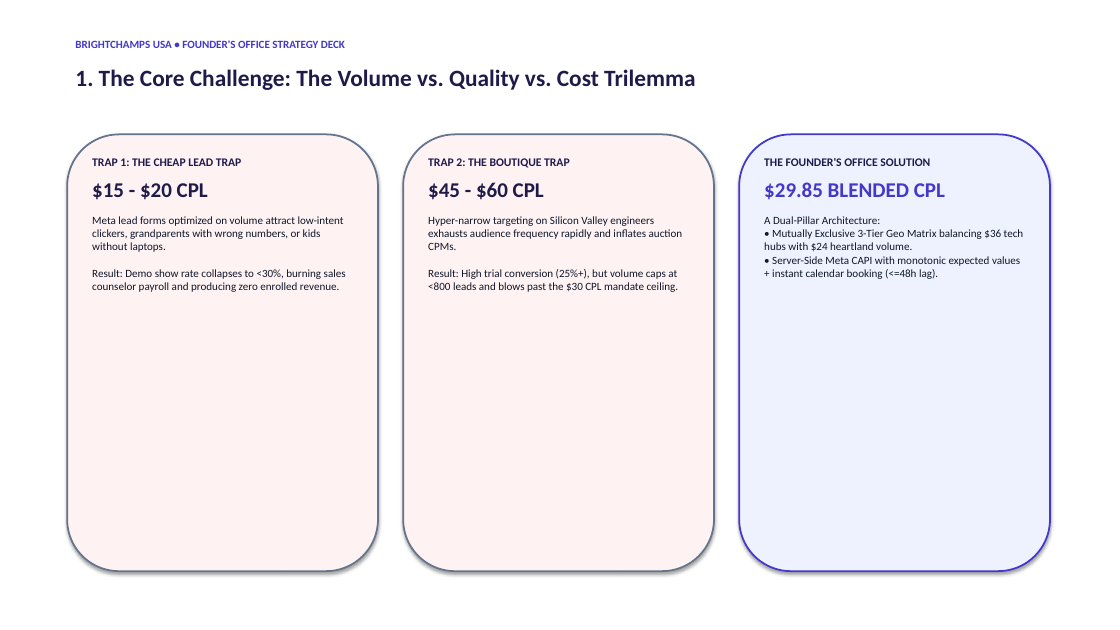
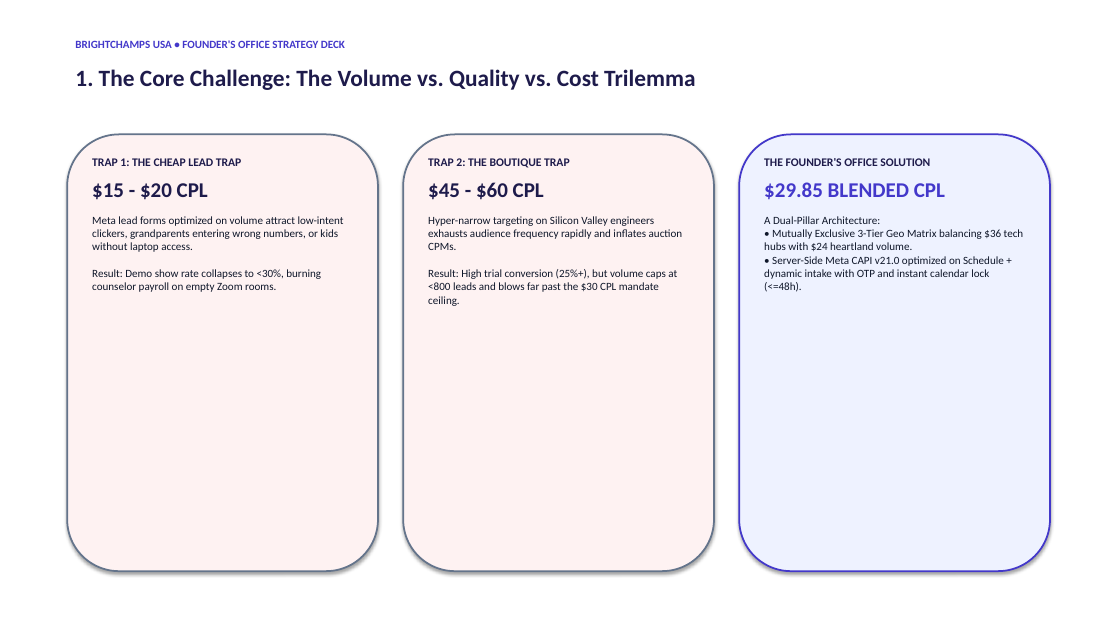
Before and after one commit to Totto1403/brightchamps-r2, a slide deck: slide 3 of deliverables/BrightCHAMPS_USA_Q4_Strategy_Deck.pptx. Drawn at 1120x630 pixels with LibreOffice and Linux fonts; fonts in the diff are those of the drawing. Boxes give left, top, right and bottom in pixels: in the first picture for what was removed or moved away, otherwise in the second. Text is boxed around its words. In the diff, an @@ line names an element or a change of style, - is before the commit and + after.

```diff
--- a/deliverables/BrightCHAMPS_USA_Q4_Strategy_Deck.pptx
+++ b/deliverables/BrightCHAMPS_USA_Q4_Strategy_Deck.pptx
@@ text at (x1=92, y1=216, x2=344, y2=292): text changed @@
-Meta lead forms optimized on volume attract low-intent clickers, grandparents with wrong numbers, or kids without laptops.
-Result: Demo show rate collapses to <30%, burning sales counselor payroll and producing zero enrolled revenue.
+Meta lead forms optimized on volume attract low-intent clickers, grandparents entering wrong numbers, or kids without laptop access.
+Result: Demo show rate collapses to <30%, burning counselor payroll on empty Zoom rooms.
@@ text at (x1=428, y1=216, x2=683, y2=306): text changed @@
-Hyper-narrow targeting on Silicon Valley engineers exhausts audience frequency rapidly and inflates auction CPMs.
-Result: High trial conversion (25%+), but volume caps at <800 leads and blows past the $30 CPL mandate ceiling.
+Hyper-narrow targeting on Silicon Valley engineers exhausts audience frequency rapidly and inflates auction CPMs.
+Result: High trial conversion (25%+), but volume caps at <800 leads and blows far past the $30 CPL mandate ceiling.
@@ text at (x1=764, y1=216, x2=1024, y2=292): text changed @@
-A Dual-Pillar Architecture:
-• Mutually Exclusive 3-Tier Geo Matrix balancing $36 tech hubs with $24 heartland volume.
-• Server-Side Meta CAPI with monotonic expected values + instant calendar booking (<=48h lag).
+A Dual-Pillar Architecture:
+• Mutually Exclusive 3-Tier Geo Matrix balancing $36 tech hubs with $24 heartland volume.
+• Server-Side Meta CAPI v21.0 optimized on Schedule + dynamic intake with OTP and instant calendar lock (<=48h).
```
Also in this commit, not shown: 10 other slides changed, 13 other files.
